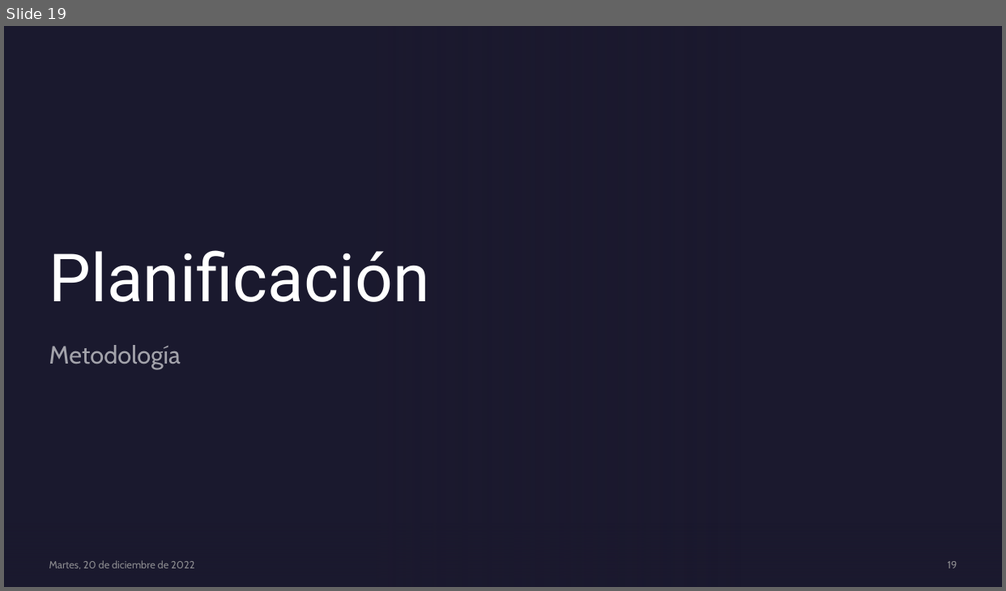
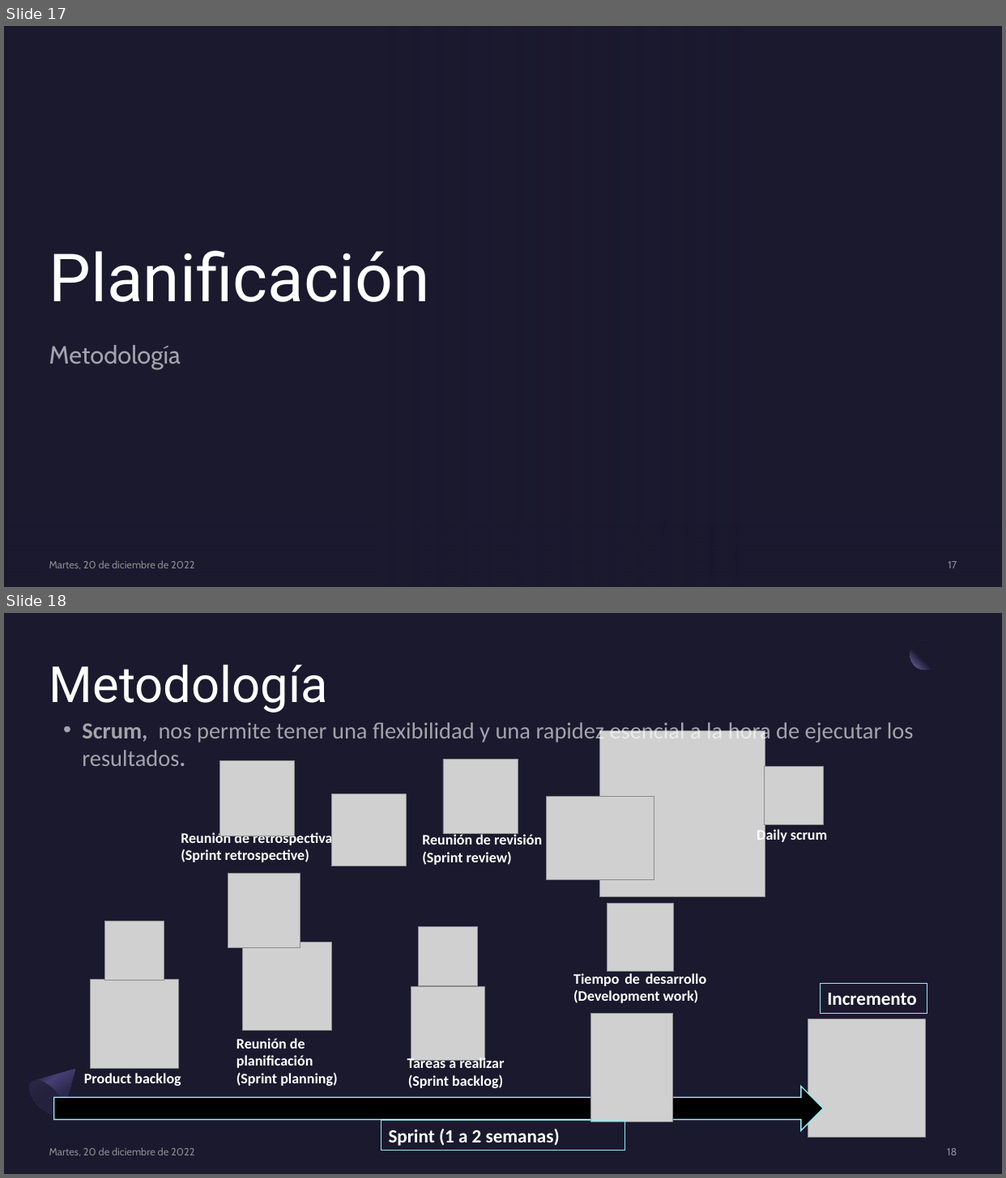
Before and after one commit to genzo-fz/TT_SSIG-3D, a slide deck: SSIG-3D.pptx. Shown one above the other, each under a label of ours: slide 19 before the commit, slides 17 and 18 after it. The pictures are 1006x591 and 1006x1178 pixels, drawn with LibreOffice and Linux fonts; fonts in the diff are those of the drawing; grey boxes stand for pictures; background and template pictures are left out. Boxes give left, top, right and bottom in pixels: in the first picture for what was removed or moved away, otherwise in the second. Text is boxed around its words. In the diff, an @@ line names an element or a change of style, - is before the commit and + after.

```diff
--- a/SSIG-3D.pptx
+++ b/SSIG-3D.pptx
@@ slide 18 added at box(4, 613, 1002, 1174), background #1B192E @@
@@ ellipse added at box(910, 640, 940, 669), fill gradient #1B192E to #7771B2 @@
@@ title added at box(49, 664, 328, 713), 48 pt, text #FFFFFF @@
+Metodología
@@ text added at box(82, 719, 914, 766), 22.2 pt, text #FFFFFF at 60% opacity @@
+• Scrum, nos permite tener una flexibilidad y una rapidez esencial a la hora de ejecutar los resultados.
@@ picture added at box(600, 731, 766, 897) @@
@@ picture added at box(219, 761, 295, 836) @@
@@ picture added at box(444, 759, 518, 834) @@
@@ picture added at box(765, 766, 824, 825) @@
@@ picture added at box(331, 794, 406, 866) @@
@@ picture added at box(547, 797, 655, 880) @@
@@ text added at box(181, 831, 332, 862), 14 pt, text #FFFFFF, bold @@
+Reunión de retrospectiva
+(Sprint retrospective)
@@ text added at box(756, 828, 827, 845), 14 pt, text #FFFFFF, bold @@
+Daily scrum
@@ text added at box(422, 833, 542, 865), 14 pt, text #FFFFFF, bold @@
+Reunión de revisión
+(Sprint review)
@@ picture added at box(228, 873, 300, 948) @@
@@ picture added at box(607, 903, 673, 971) @@
@@ picture added at box(105, 922, 164, 981) @@
@@ picture added at box(419, 927, 478, 986) @@
@@ picture added at box(243, 943, 331, 1031) @@
@@ text added at box(573, 973, 706, 1003), 14 pt, text #FFFFFF, bold @@
+Tiempo de desarrollo
+(Development work)
@@ picture added at box(90, 980, 178, 1068) @@
@@ picture added at box(411, 987, 484, 1061) @@
@@ rectangle added at box(820, 983, 927, 1013), outline #91EDF5 0.75 pt, 18 pt, text #FFFFFF, bold @@
+Incremento
@@ picture added at box(592, 1013, 673, 1122) @@
@@ picture added at box(808, 1020, 926, 1137) @@
@@ text added at box(236, 1038, 337, 1086), 14 pt, text #FFFFFF, bold @@
+Reunión de planificación
+(Sprint planning)
@@ freeform shape added at box(23, 1054, 91, 1122), fill gradient #2C284A to #454075 to #1B192E @@
@@ text added at box(84, 1073, 181, 1086), 14 pt, text #FFFFFF, bold @@
+Product backlog
@@ text added at box(407, 1057, 504, 1088), 14 pt, text #FFFFFF, bold @@
+Tareas a realizar (Sprint backlog)
@@ ellipse added at box(23, 1075, 70, 1122), fill gradient #23213C to #2C284A @@
@@ right arrow added at box(54, 1087, 824, 1131), fill #000000, outline #91EDF5 1 pt @@
@@ rectangle added at box(381, 1121, 625, 1151), outline #91EDF5 0.75 pt, 18 pt, text #FFFFFF, bold @@
+Sprint (1 a 2 semanas)
@@ text added at box(49, 1148, 194, 1157), 10 pt, text #A6A6A6 at 80% opacity @@
+Martes, 20 de diciembre de 2022
@@ page number added at box(947, 1148, 957, 1156), 10 pt, text #A6A6A6 at 80% opacity @@
+18
@@ what was slide 19 is now slide 17 @@
@@ page number at box(948, 561, 957, 569): text changed @@
-19
+17
```
Also in this commit, not shown: 5 slides changed, 4 other slides added, 6 slides removed.
